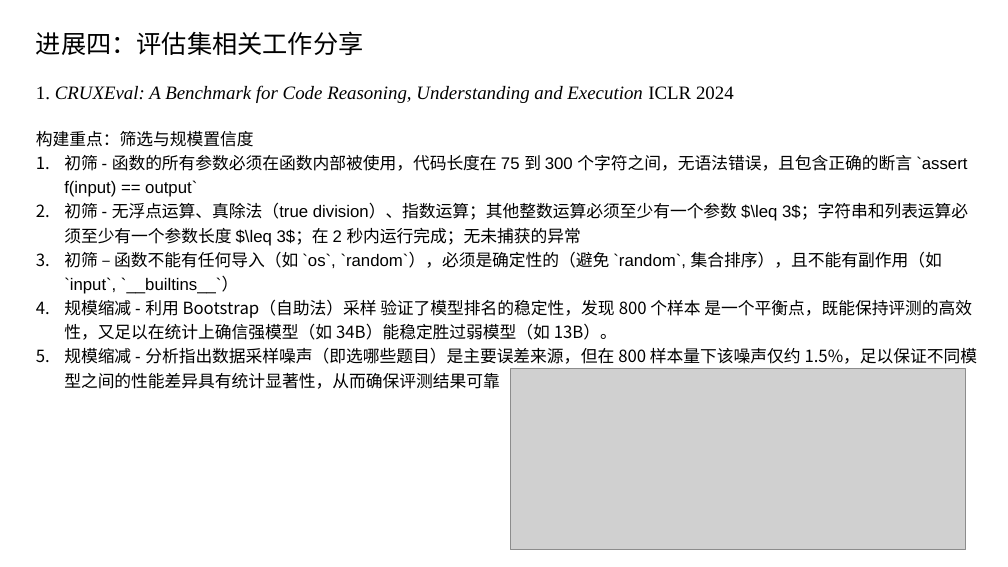
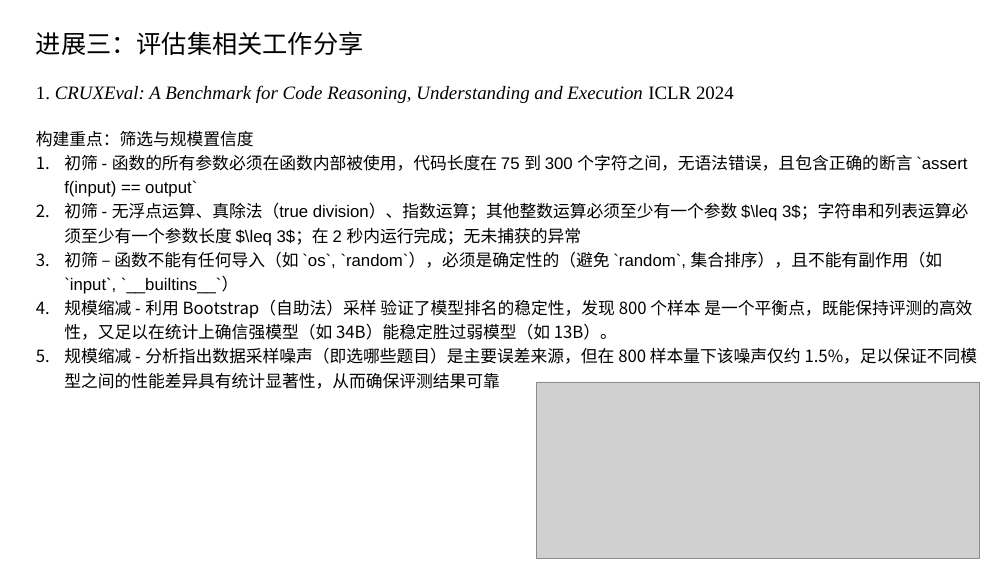
Before and after one commit to caoye04/TreecEva, a slide deck: slide 8 of 组会记录/组会0122.pptx (slide 5 before the commit). Drawn at 1008x567 pixels with LibreOffice and Linux fonts; fonts in the diff are those of the drawing; grey boxes stand for pictures. Boxes give left, top, right and bottom in pixels: in the first picture for what was removed or moved away, otherwise in the second. Text is boxed around its words. In the diff, an @@ line names an element or a change of style, - is before the commit and + after.

```diff
--- a/组会记录/组会0122.pptx
+++ b/组会记录/组会0122.pptx
@@ text at bbox=[36, 31, 364, 55]: text changed @@
-进展四：评估集相关工作分享
+进展三：评估集相关工作分享
@@ picture: place and size @@
-picture at bbox=[510, 369, 966, 551]
+picture at bbox=[537, 382, 980, 558]
```
Also in this commit, not shown: 22 other slides changed, 3 slides added, 6 other files.
